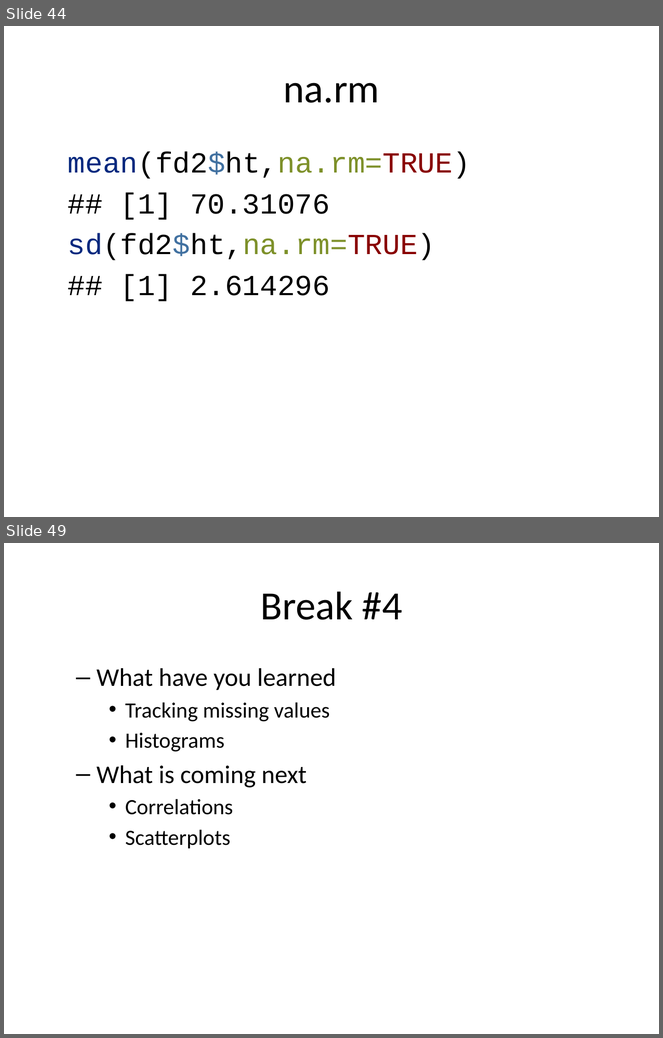
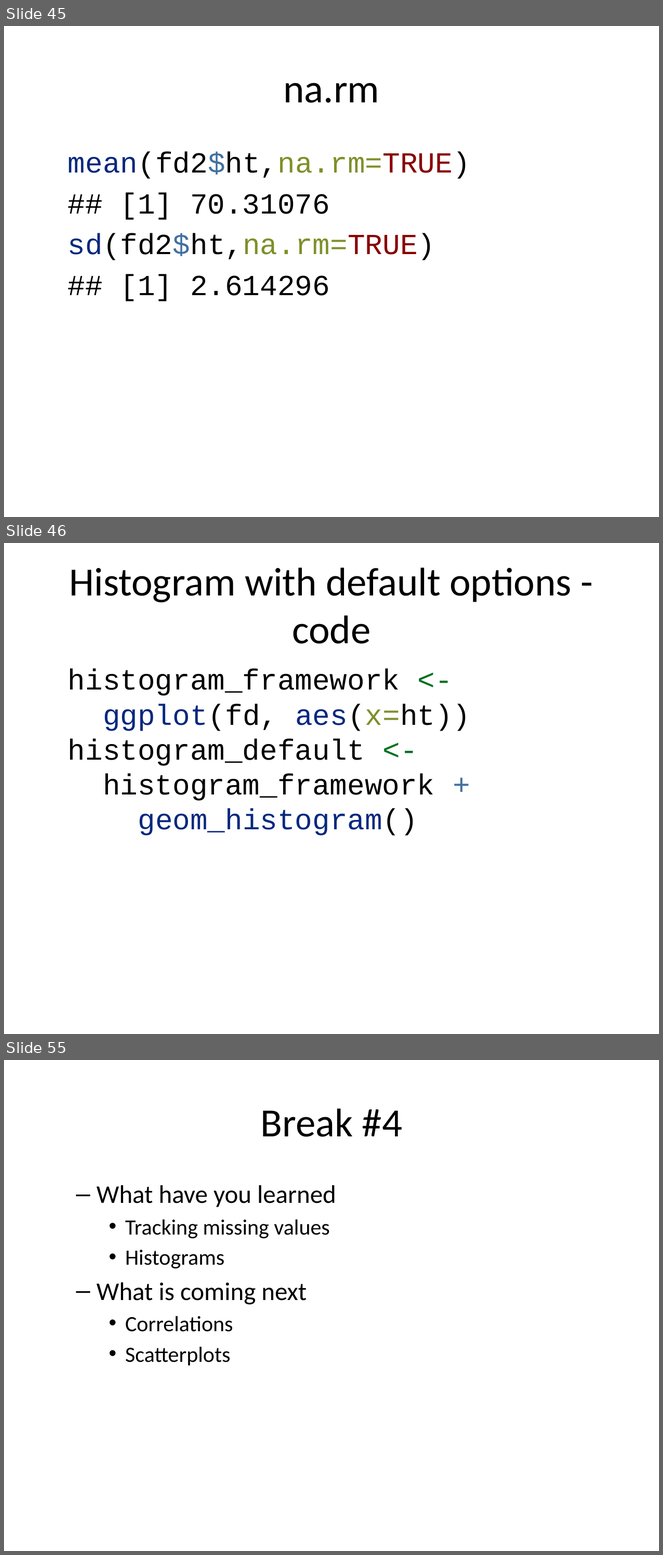
Before and after one commit to pmean/classes, a slide deck: introduction-to-r/src/v02-slides-and-speaker-notes.pptx. Shown one above the other, each under a label of ours: slides 44 and 49 before the commit, slides 45, 46 and 55 after it; the slides between them are not shown. The pictures are 663x1038 and 663x1555 pixels, drawn with LibreOffice and Linux fonts; fonts in the diff are those of the drawing. Boxes give left, top, right and bottom in pixels: in the first picture for what was removed or moved away, otherwise in the second. Text is boxed around its words. In the diff, an @@ line names an element or a change of style, - is before the commit and + after.

Commit message:
Cleaned up histograms in R video02

```diff
--- a/introduction-to-r/src/v02-slides-and-speaker-notes.pptx
+++ b/introduction-to-r/src/v02-slides-and-speaker-notes.pptx
@@ slide 46 added at [4,543,659,1034], background #FFFFFF @@
@@ title added at [69,567,572,644], 44 pt, text #000000 @@
+Histogram with default options - code
@@ text added at [68,669,470,836], 32 pt, text #000000 @@
+histogram_framework <-
+ggplot(fd, aes(x=ht))
+histogram_default <-
+histogram_framework +
+geom_histogram()
@@ what was slide 44 is now slide 45 @@
@@ what was slide 49 is now slide 55 @@
```
Also in this commit, not shown: 3 slides changed, 8 other slides added, 3 slides removed, 6 other files.
